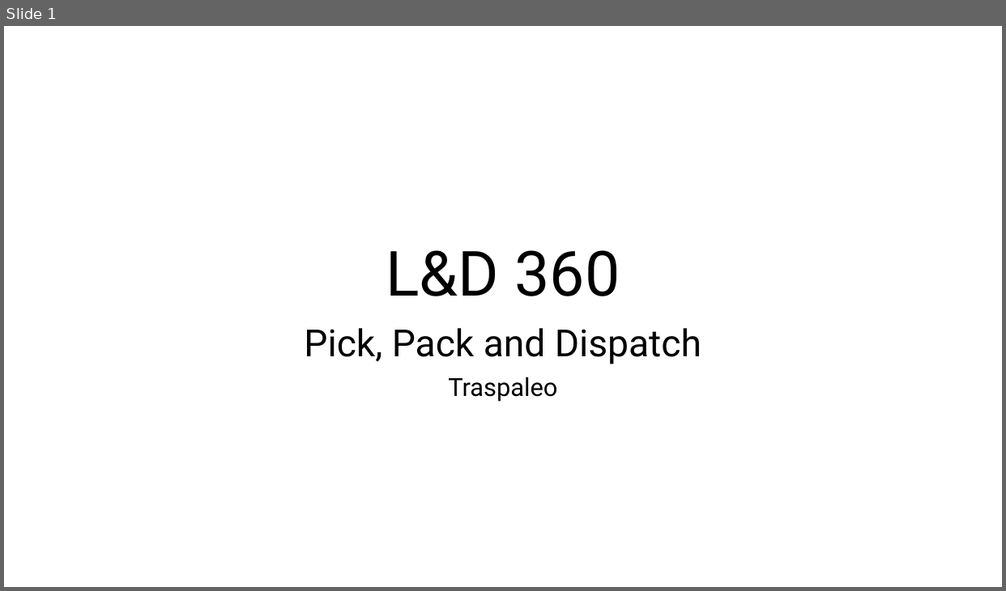
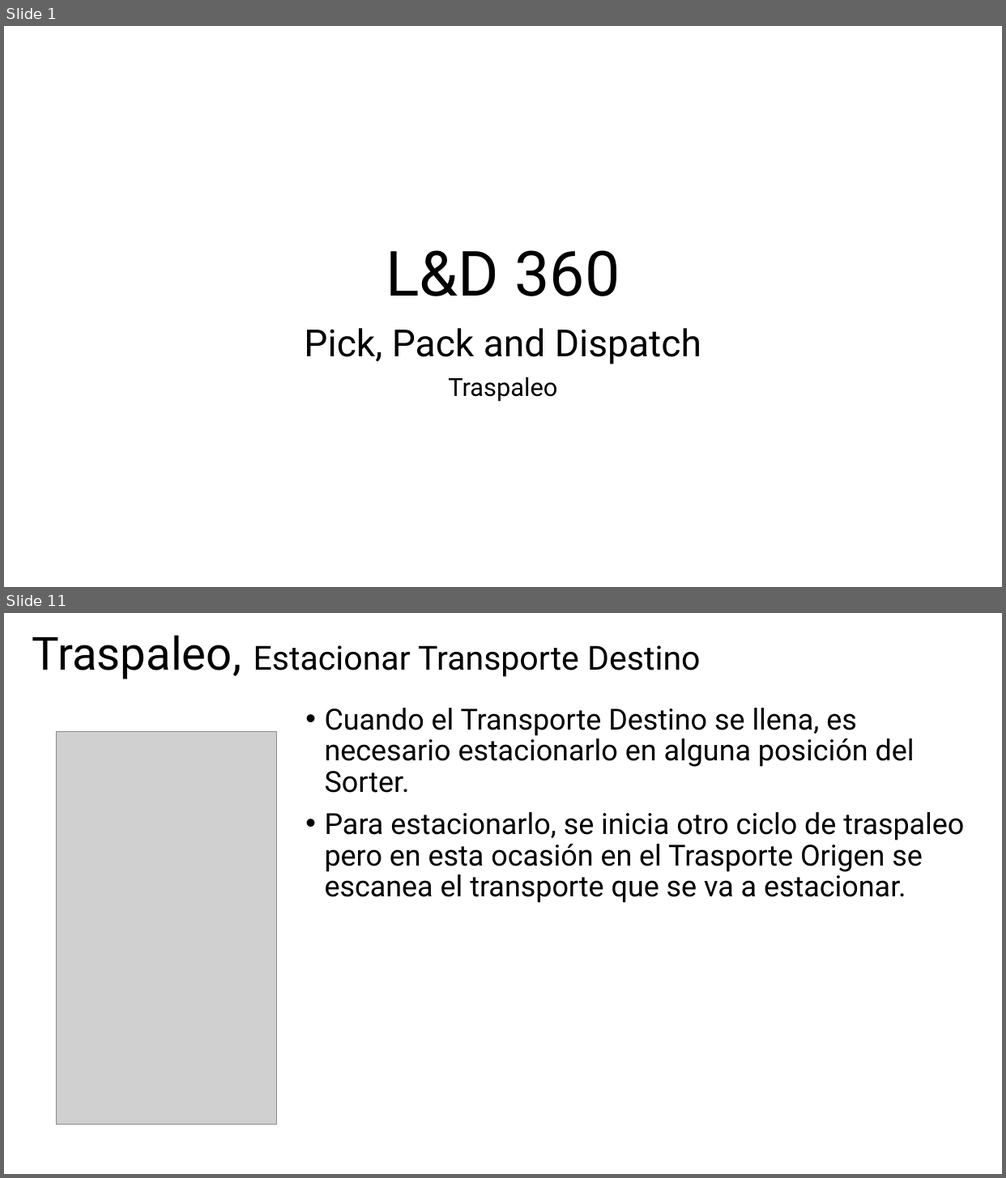
Before and after one commit to JoelBecerraM/FANASA-docs, a slide deck: atCloud - Diseño - Interfaz de Usuario - Traspaleo.pptx. Shown one above the other, each under a label of ours: slide 1 before the commit, slides 1 and 11 after it; the slides between them are not shown. The pictures are 1006x591 and 1006x1178 pixels, drawn with LibreOffice and Linux fonts; fonts in the diff are those of the drawing; grey boxes stand for pictures. Boxes give left, top, right and bottom in pixels: in the first picture for what was removed or moved away, otherwise in the second. Text is boxed around its words. In the diff, an @@ line names an element or a change of style, - is before the commit and + after.

```diff
--- a/atCloud - Diseño - Interfaz de Usuario - Traspaleo.pptx
+++ b/atCloud - Diseño - Interfaz de Usuario - Traspaleo.pptx
@@ slide 11 added at bbox=[4, 613, 1002, 1174], background #FFFFFF @@
@@ title added at bbox=[32, 635, 700, 679], 32 pt, text #000000 @@
+Traspaleo, Estacionar Transporte Destino
@@ text added at bbox=[325, 708, 964, 903], 28 pt, text #000000 @@
+• Cuando el Transporte Destino se llena, es necesario estacionarlo en alguna posición del Sorter.
+• Para estacionarlo, se inicia otro ciclo de traspaleo pero en esta ocasión en el Trasporte Origen se escanea el transporte que se va a estacionar.
@@ picture added at bbox=[56, 731, 276, 1124] @@
```
Also in this commit, not shown: 4 slides changed, 8 other slides added, 1 other file.
